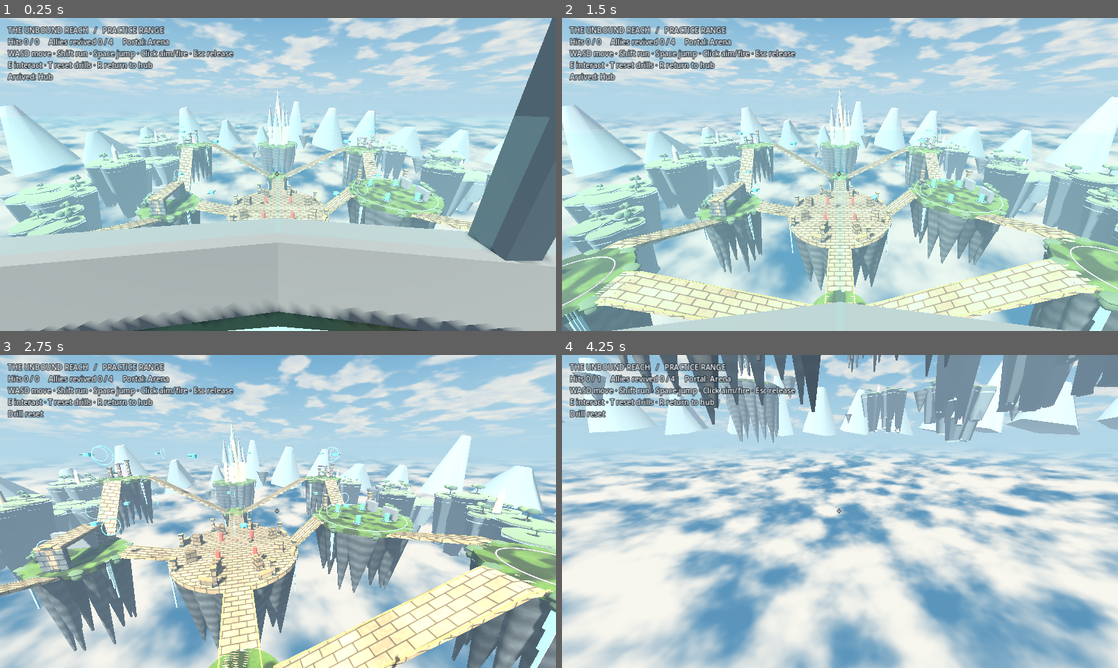
Above: before the commit, frames 1-4 (two rows, left to right).
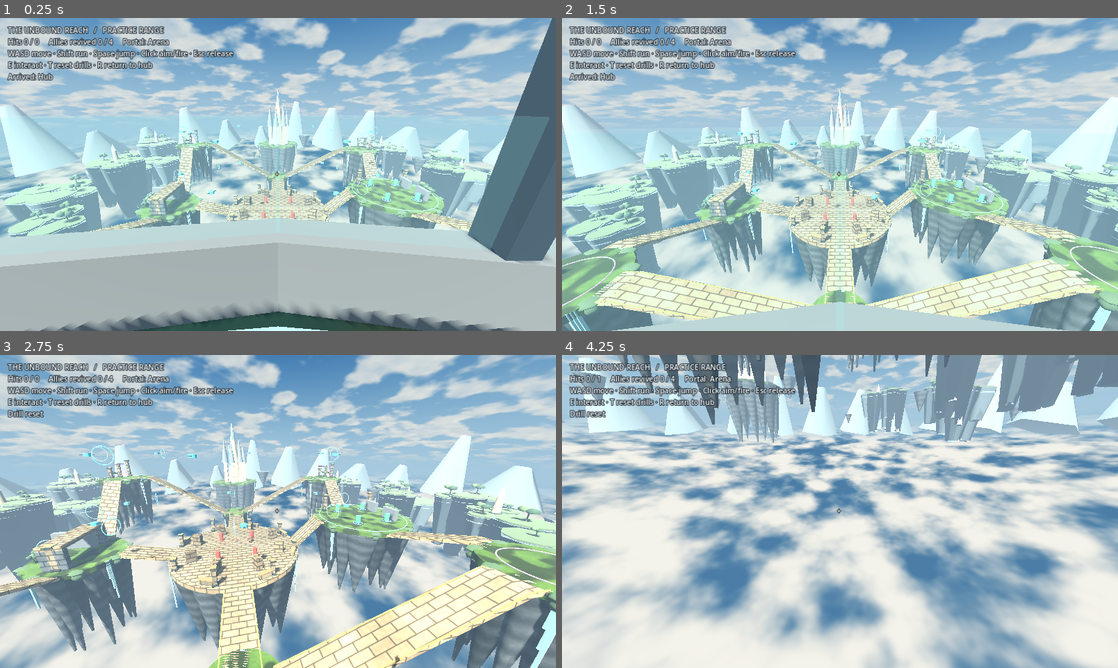
Above: after the commit, the same moments.

Repository: brysonandtiff-ops/AETHERFALL---REALMS-COLLIDE---HORIZEN-GAME-ENGINE-PROTOTYPE
Game: Godot game, scene res://scenes/bootstrap/main.tscn
Two runs of this game, one before a commit and one after it. Both use one fixed random seed, a clock stepped at 60 frames per second and the inputs below.
Inputs (mouse positions are in pixels of both pictures, inside the frame that each line leads up to):
- Up to frame 1 (0.25 s): no input
- Up to frame 2 (1.5 s): tap Enter at 0.5 s; move the mouse to (962, 158) at 0.52 s; hold D 0.53-1.28 s; tap E at 0.6 s; click (962, 158) at 0.67 s; tap Space at 0.77 s; move the mouse to (812, 174) at 1.27 s; hold W from 1.28 s (still down); tap R at 1.35 s
- Up to frame 3 (2.75 s): keep holding W; tap Space at 1.52 s; move the mouse to (289, 505) at 2.02 s; tap T at 2.1 s
- Up to frame 4 (4.25 s): keep holding W; move the mouse to (834, 517) at 2.77 s; tap Shift at 2.85 s; click (834, 517) at 2.92 s; tap Space at 3.02, 3.77 s; move the mouse to (878, 514) at 3.52 s; tap E at 3.6 s

The runs differ from the first frame. In frame 1, 24% of the frame differs, in the area x 0-100%, y 0-71%; in frame 2, 29%; in frame 3, 32%; in frame 4, 55%, in the area x 0-100%, y 0-100%.

Commit message:
Keep a single environment sky; draw cloud sea on a scene-owned backdrop instead of reallocating radiance textures

Diff:
--- a/game/scenes/levels/realms/unbound_reach/reach_landscape.gd
+++ b/game/scenes/levels/realms/unbound_reach/reach_landscape.gd
@@ -1,20 +1,21 @@
 extends Node3D
-## Visual-only, seeded range scenery. No collision, teleports, or changes to hero/competitive code.
-const SKY_CODE := """
-shader_type sky;
+## Visual-only seeded scenery. The static environment owns the only Sky resource.
+const CLOUD_CODE := """
+shader_type spatial;
+render_mode unshaded,cull_front,depth_draw_never,fog_disabled;
+varying vec3 direction;
 float h(vec2 p){return fract(sin(dot(p,vec2(127.1,311.7)))*43758.5453);}
 float n(vec2 p){vec2 i=floor(p),u=fract(p);u=u*u*(3.0-2.0*u);return mix(mix(h(i),h(i+vec2(1,0)),u.x),mix(h(i+vec2(0,1)),h(i+vec2(1)),u.x),u.y);}
 float fb(vec2 p){float v=0.0;float a=0.54;for(int i=0;i<4;i++){v+=a*n(p);p=mat2(vec2(1.70,1.11),vec2(-1.11,1.70))*p+12.6;a*=0.47;}return v;}
-void sky(){
- vec3 d=EYEDIR;float y=d.y;
- vec3 air=mix(vec3(0.59,0.76,0.86),vec3(0.13,0.36,0.61),smoothstep(-0.03,0.79,y));
- vec2 q=d.xz/(max(abs(y),0.027)+0.15);
- float cloud=fb(q*3.8+vec2(11.,5.));float small=fb(q*9.0+18.0);
- vec3 mist=mix(vec3(0.30,0.48,0.63),vec3(0.98,0.97,0.91),smoothstep(.25,.73,cloud+.09*small));
- if(y<0.){float a=smoothstep(.005,.14,-y);air=mix(air,mist,a);}
- else {float a=smoothstep(.44,.65,cloud+.08*small)*smoothstep(.01,.12,y);air=mix(air,mix(vec3(.67,.76,.84),vec3(1.,.96,.85),small),a*.85);}
- COLOR=air;
-}
+void vertex(){direction=VERTEX;}
+void fragment(){vec3 d=normalize(direction);float y=d.y;
+ vec3 air=mix(vec3(.54,.69,.80),vec3(.10,.28,.50),smoothstep(-.03,.79,y));
+ vec2 q=d.xz/(max(abs(y),.027)+.15);
+ float cloud=fb(q*3.8+vec2(11.,5.));float small=fb(q*9.+18.);
+ vec3 mist=mix(vec3(.25,.40,.54),vec3(.95,.94,.88),smoothstep(.25,.73,cloud+.09*small));
+ if(y<0.){air=mix(air,mist,smoothstep(.005,.14,-y));}
+ else{float a=smoothstep(.44,.65,cloud+.08*small)*smoothstep(.01,.12,y);air=mix(air,mix(vec3(.60,.69,.76),vec3(.94,.92,.84),small),a*.85);}
+ ALBEDO=air;}
 """
 var rng := RandomNumberGenerator.new()
 var groups := {}
@@ -48,11 +49,12 @@
 
 func build() -> void:
 	var w = get_parent()
-	var shader := Shader.new(); shader.code = SKY_CODE
+	var shader := Shader.new(); shader.code = CLOUD_CODE
 	var sm := ShaderMaterial.new(); sm.shader = shader
-	var sky_res := Sky.new(); sky_res.sky_material = sm
-	var env := (w.get_node("ValleyAtmosphere") as WorldEnvironment).environment
-	env.sky = sky_res
+	var globe := SphereMesh.new(); globe.height = 536.0; globe.radius = 268.0; globe.radial_segments=40; globe.rings=16
+	var clouds := MeshInstance3D.new(); clouds.name="CloudHorizon"; clouds.mesh=globe; clouds.material_override=sm
+	clouds.cast_shadow=GeometryInstance3D.SHADOW_CASTING_SETTING_OFF
+	add_child(clouds)
 	var bulb := SphereMesh.new(); bulb.radial_segments=7; bulb.rings=3; bulb.height=1; bulb.radius=.5
 	batch("Cliff",facet(.50,.22,7),Color("65747c"))
 	batch("Strata",facet(.48,.38,7),Color("87969a"))
@@ -62,7 +64,6 @@
 	batch("Canopy",bulb,Color("456447")); batch("CanopyLight",bulb,Color("73935a"))
 	batch("Goldstone",facet(.37,.50,6),Color("ac9e83")); batch("Pinnacle",facet(.01,.48,6),Color("a9bab7"))
 	rng.seed = 240177
-	# Middle-distance cliffs frame both valley walls; keep the central spire clear.
 	for i in range(18):
 		var x := (1.0 if i%2==0 else -1.0)*rng.randf_range(67.0,105.0)
 		var p := Vector3(x,rng.randf_range(-7.0,7.0),-101.0+floorf(i/2.0)*17.0)
@@ -79,14 +80,12 @@
 		if i%3==0:
 			put("Goldstone",p+Vector3.UP*2.5,Vector3(2.2,5.0,2.1),0.3)
 			put("Pinnacle",p+Vector3.UP*6.65,Vector3(1.9,3.4,1.8),0.3)
-	# Canopies on the outer lips of playable ledges, never in approach lanes.
 	for key in ["A","B","C","D","Arch","Rescue"]:
 		var p: Vector3 = w.stops[key]
 		var dir := Vector3(p.x,0,p.z).normalized()
 		var side := Vector3(-dir.z,0,dir.x)
 		var radius := 10.7 if key=="Rescue" else (7.0 if key=="Arch" else 5.8)
-		for k in range(3):
-			tree(p+dir*(radius-.4)+side*(k-1)*1.6,rng.randf_range(1.2,2.2))
+		for k in range(3): tree(p+dir*(radius-.4)+side*(k-1)*1.6,rng.randf_range(1.2,2.2))
 	for k in range(30):
 		var a := TAU*k/30.0
 		var ht := rng.randf_range(18.,56.)
